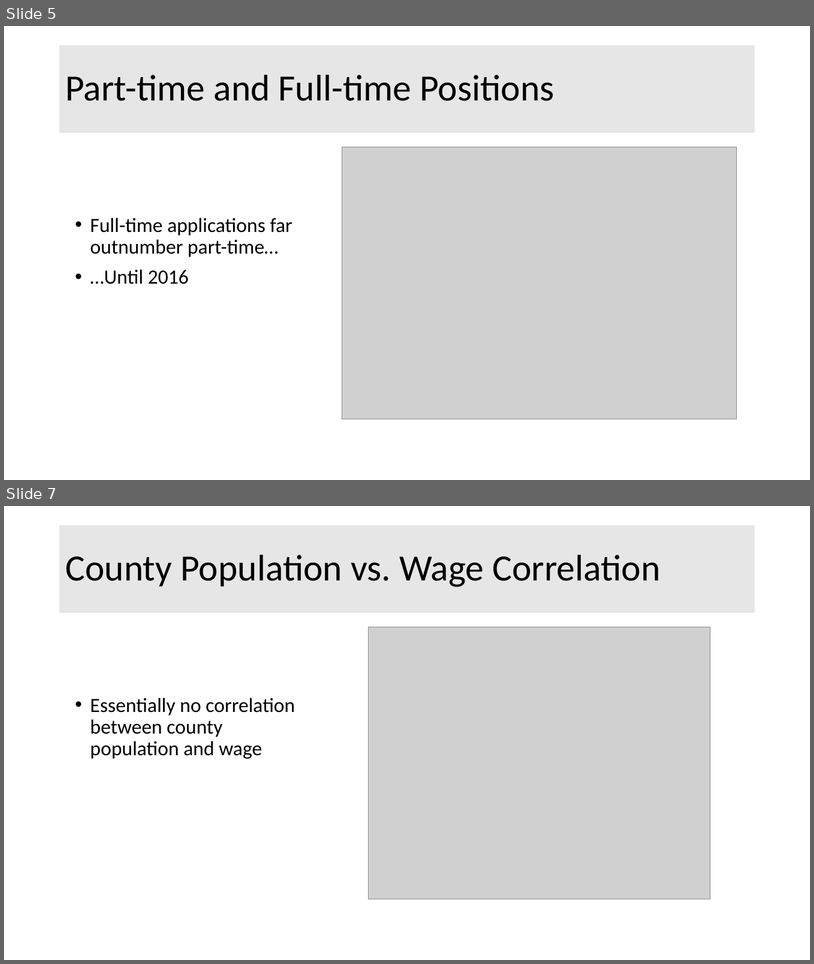
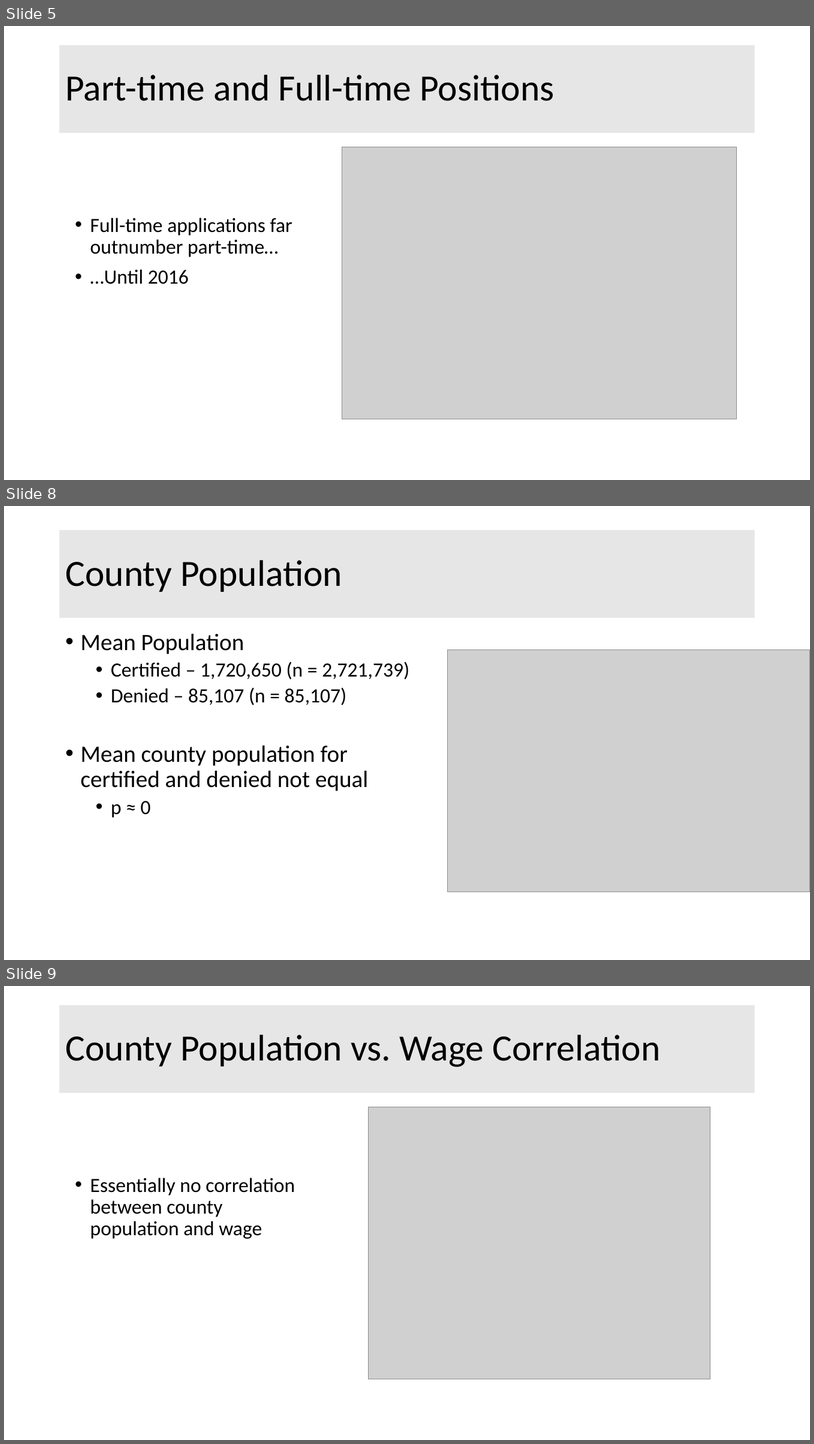
Before and after one commit to Liptoni/Springboard, a slide deck: H1B_Capstone/Summaries/Capstone_1_Presentations.pptx. Shown one above the other, each under a label of ours: slides 5 and 7 before the commit, slides 5, 8 and 9 after it; the slides between them are not shown. The pictures are 814x964 and 814x1444 pixels, drawn with LibreOffice and Linux fonts; fonts in the diff are those of the drawing; grey boxes stand for pictures. Boxes give left, top, right and bottom in pixels: in the first picture for what was removed or moved away, otherwise in the second. Text is boxed around its words. In the diff, an @@ line names an element or a change of style, - is before the commit and + after.

```diff
--- a/H1B_Capstone/Summaries/Capstone_1_Presentations.pptx
+++ b/H1B_Capstone/Summaries/Capstone_1_Presentations.pptx
@@ slide 8 added at bbox=[4, 506, 810, 960], background #FFFFFF @@
@@ title added at bbox=[60, 530, 755, 618], fill #E7E6E6, 44 pt, text #000000 @@
+County Population
@@ text added at bbox=[81, 633, 410, 817], 28 pt, text #000000 @@
+• Mean Population
+  • Certified – 1,720,650 (n = 2,721,739)
+  • Denied – 85,107 (n = 85,107)
+• Mean county population for certified and denied not equal
+  • p ≈ 0
@@ picture added at bbox=[447, 650, 810, 892] @@
@@ what was slide 7 is now slide 9 @@
```
Also in this commit, not shown: 2 slides changed, 4 other slides added, 1 slide removed.
